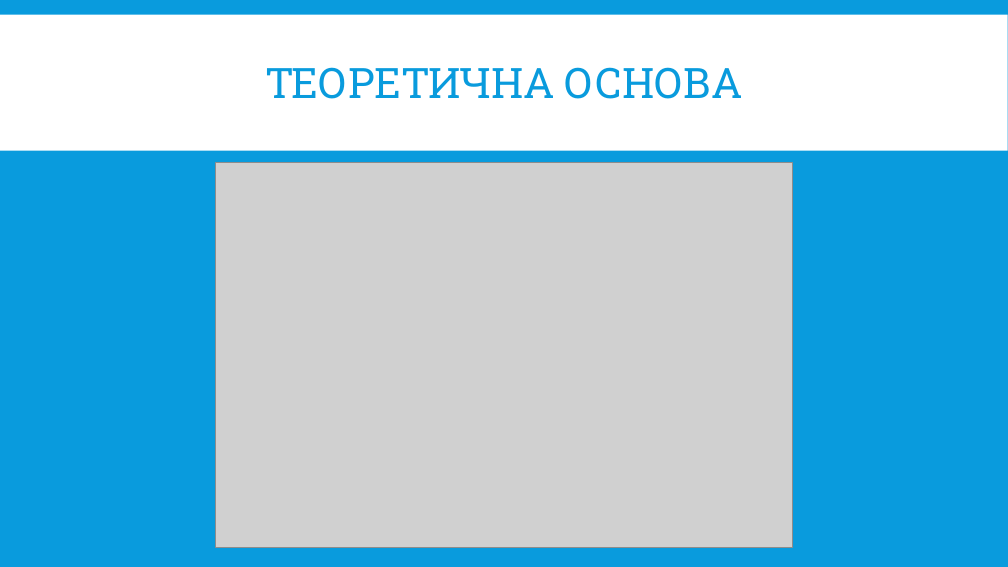
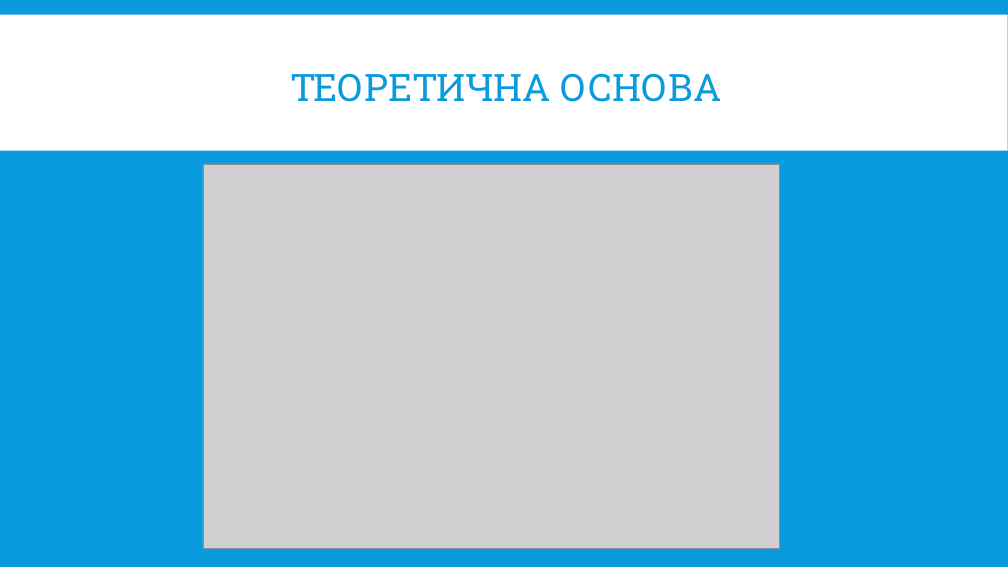
Before and after one commit to pgee-dzi2024/ThemeSP_2607, a slide deck: slide 5 of DR/защита.pptx. Drawn at 1008x567 pixels with LibreOffice and Linux fonts; fonts in the diff are those of the drawing; grey boxes stand for pictures. Boxes give left, top, right and bottom in pixels: in the first picture for what was removed or moved away, otherwise in the second. Text is boxed around its words. In the diff, an @@ line names an element or a change of style, - is before the commit and + after.

```diff
--- a/DR/защита.pptx
+++ b/DR/защита.pptx
@@ title "ТЕОРЕТИЧНА ОСНОВА" at <box>290,73,721,102</box>: size 40 to 36 pt @@
@@ picture: place and size @@
-picture at <box>216,163,792,547</box>
+picture at <box>203,164,780,548</box>
```
Also in this commit, not shown: 7 other slides changed, 2 slides added, 2 slides removed.
